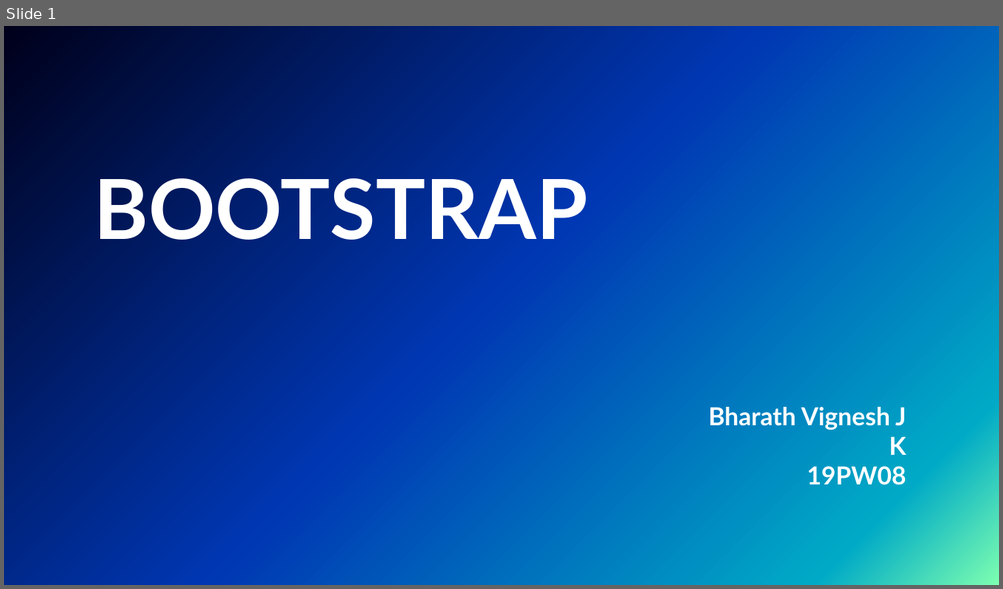
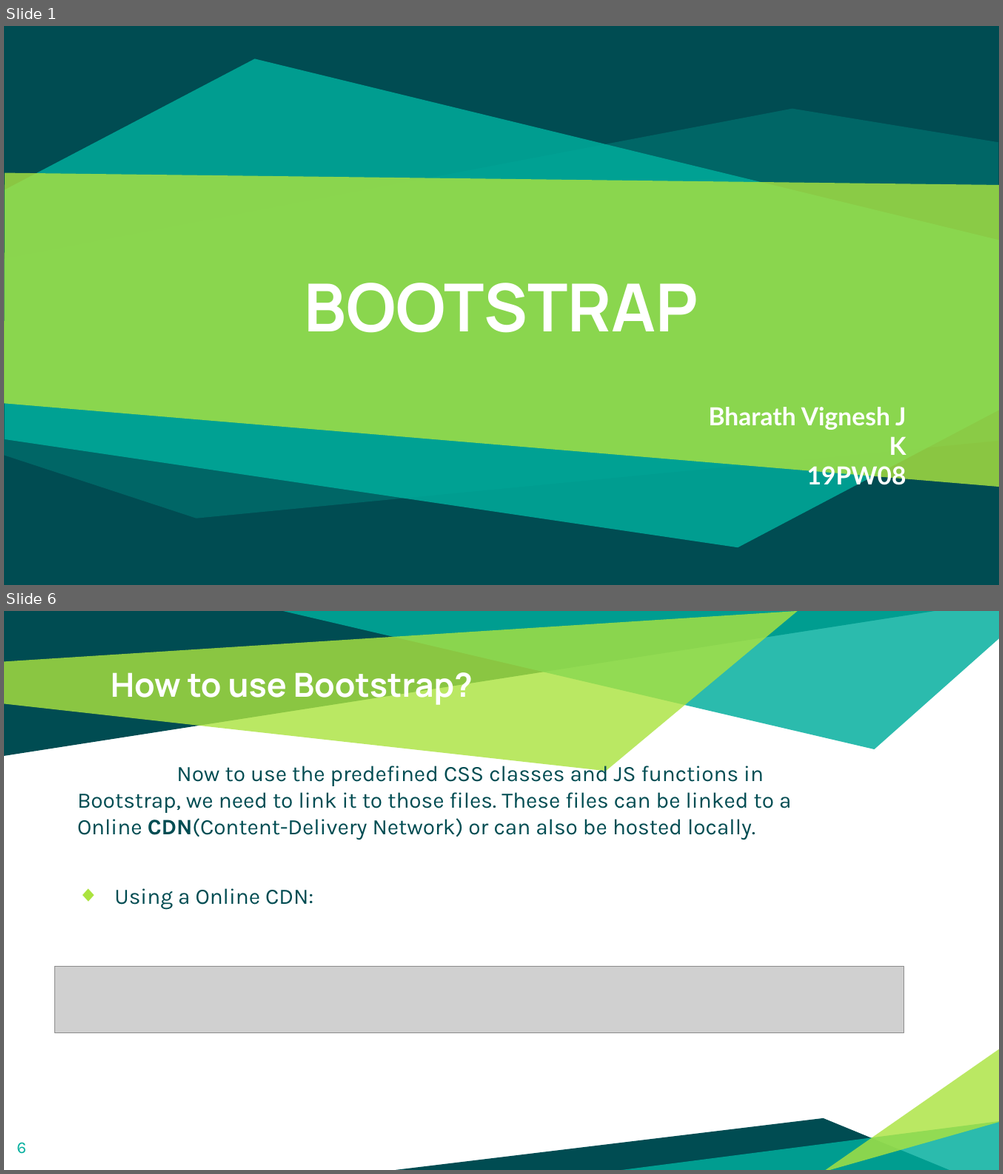
Before and after one commit to RazCrimson/Lab_Main, a slide deck: Sem 2/Web development Lab/Class/Bootstrap.pptx. Shown one above the other, each under a label of ours: slide 1 before the commit, slides 1 and 6 after it; the slides between them are not shown. The pictures are 1003x589 and 1003x1174 pixels, drawn with LibreOffice and Linux fonts; fonts in the diff are those of the drawing; grey boxes stand for pictures; background and template pictures are left out. Boxes give left, top, right and bottom in pixels: in the first picture for what was removed or moved away, otherwise in the second. Text is boxed around its words. In the diff, an @@ line names an element or a change of style, - is before the commit and + after.

```diff
--- a/Sem 2/Web development Lab/Class/Bootstrap.pptx
+++ b/Sem 2/Web development Lab/Class/Bootstrap.pptx
@@ slide 6 added at [4, 611, 999, 1170], background #FFFFFF @@
@@ title added at [111, 672, 472, 706], 24 pt, text #FFFFFF, bold @@
+How to use Bootstrap?
@@ text added at [77, 761, 791, 910], 16 pt, text #004C52 @@
+Now to use the predefined CSS classes and JS functions in Bootstrap, we need to link it to those files. These files can be linked to a Online CDN(Content-Delivery Network) or can also be hosted locally.
+◆ Using a Online CDN:
@@ picture added at [55, 967, 903, 1034] @@
@@ group added at [4, 611, 999, 1170]: 6 freeform shapes @@
@@ page number added at [17, 1142, 26, 1154], 12 pt, text #00AE9D @@
+6
@@ slide 1 changed as well @@
@@ background picture (left out) to #004C52 @@
@@ freeform shape added at [5, 59, 999, 548], fill #00AE9D at 83% opacity @@
@@ freeform shape added at [4, 109, 998, 518], fill #00AE9D at 27% opacity @@
@@ freeform shape added at [4, 173, 999, 488], fill #ABE33F at 81% opacity @@
@@ title "BOOTSTRAP": place and size @@
-title "BOOTSTRAP" at [94, 167, 588, 254]
+title "BOOTSTRAP" at [304, 283, 698, 333]
@@ title "BOOTSTRAP" at [304, 283, 698, 333]: size 60 to 48 pt, font Lato to Manrope; alignment left to centre; vertical alignment top to middle @@
```
Also in this commit, not shown: 6 other slides changed, 9 other slides added, 4 slides removed, 32 other files.
